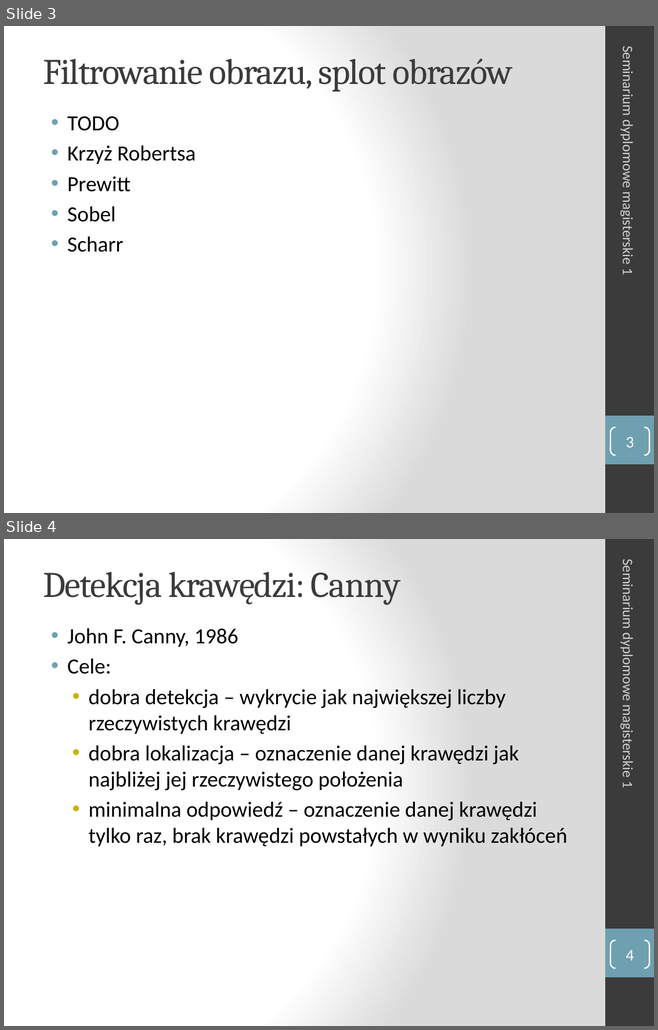
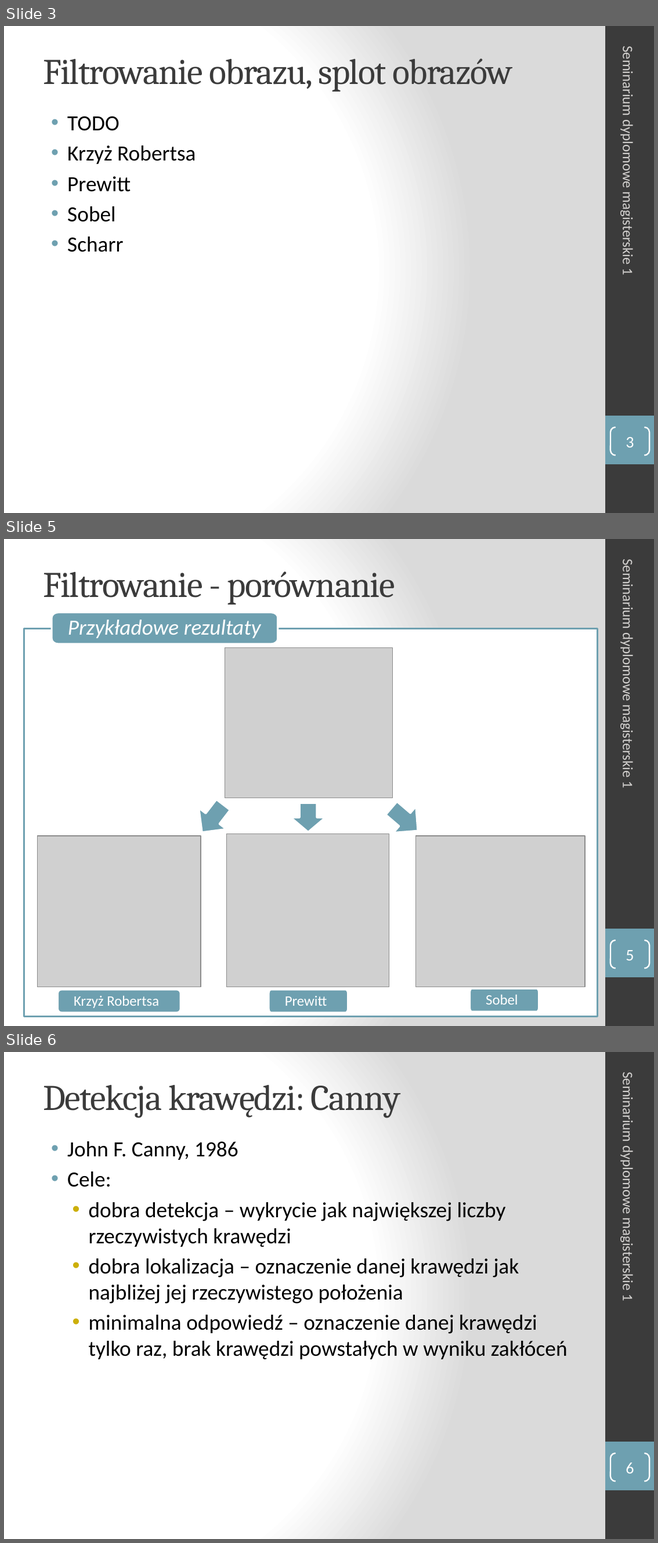
Before and after one commit to turekj/msc, a slide deck: Placeholder/seminar1/prezentacja/sdm1_Aniserowicz_Michal.pptx. Shown one above the other, each under a label of ours: slides 3 and 4 before the commit, slides 3, 5 and 6 after it; the slides between them are not shown. The pictures are 658x1030 and 658x1543 pixels, drawn with LibreOffice and Linux fonts; fonts in the diff are those of the drawing; grey boxes stand for pictures. Boxes give left, top, right and bottom in pixels: in the first picture for what was removed or moved away, otherwise in the second. Text is boxed around its words. In the diff, an @@ line names an element or a change of style, - is before the commit and + after.

```diff
--- a/Placeholder/seminar1/prezentacja/sdm1_Aniserowicz_Michal.pptx
+++ b/Placeholder/seminar1/prezentacja/sdm1_Aniserowicz_Michal.pptx
@@ slide 5 added at (4, 539, 654, 1026), background gradient #FFFFFF to #DADADA; not listed: 2 template elements that a slide beside it also shows @@
@@ title added at (43, 571, 395, 605), 40 pt, text #3B3B3B @@
+Filtrowanie - porównanie
@@ text added at (619, 566, 636, 788), 16 pt, text #D4D2D0 @@
+Seminarium dyplomowe magisterskie 1
@@ freeform shape added at (52, 613, 278, 644), fill #6EA0B0, outline #FFFFFF 2 pt, 24 pt, text #FFFFFF, italic @@
+Przykładowe rezultaty
@@ freeform shape added at (24, 629, 597, 1016), fill #FFFFFF at 90% opacity, outline #6EA0B0 2 pt @@
@@ picture added at (225, 647, 393, 798) @@
@@ right arrow added at (188, 794, 237, 843), fill #6EA0B0, outline #FFFFFF 2 pt @@
@@ right arrow added at (380, 795, 429, 843), fill #6EA0B0, outline #FFFFFF 2 pt @@
@@ right arrow added at (291, 803, 325, 832), fill #6EA0B0, outline #FFFFFF 2 pt @@
@@ picture added at (227, 834, 389, 987) @@
@@ picture added at (37, 836, 201, 987) @@
@@ picture added at (416, 836, 585, 987) @@
@@ page number added at (610, 940, 649, 968), outline #FFFFFF 1.5 pt, 18 pt, text #FFFFFF @@
+5
@@ freeform shape added at (58, 990, 181, 1013), fill #6EA0B0, outline #FFFFFF 2 pt, 16 pt, text #FFFFFF @@
+Krzyż Robertsa
@@ freeform shape added at (268, 990, 347, 1013), fill #6EA0B0, outline #FFFFFF 2 pt, 16 pt, text #FFFFFF @@
+Prewitt
@@ freeform shape added at (470, 988, 539, 1012), fill #6EA0B0, outline #FFFFFF 2 pt, 16 pt, text #FFFFFF @@
+Sobel
@@ what was slide 4 is now slide 6 @@
@@ page number at (625, 1463, 633, 1474): text changed @@
-4
+6
```
Also in this commit, not shown: 2 slides changed, 1 other slide added, 7 other files.
